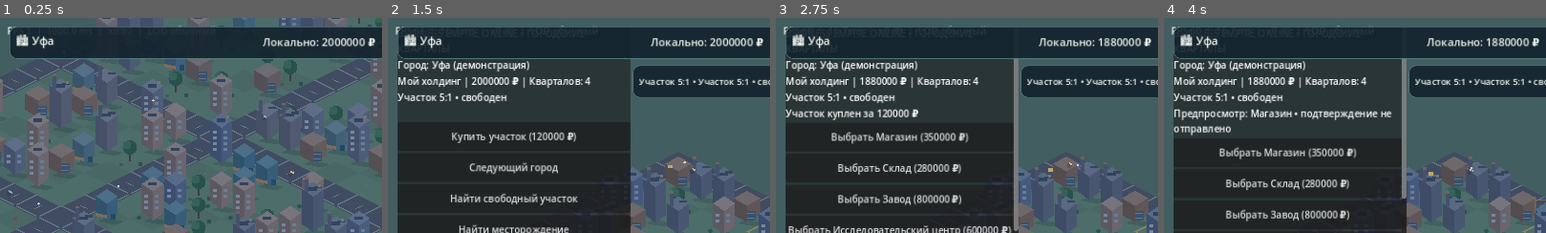
Above: before the commit, frames 1-4 (left to right).
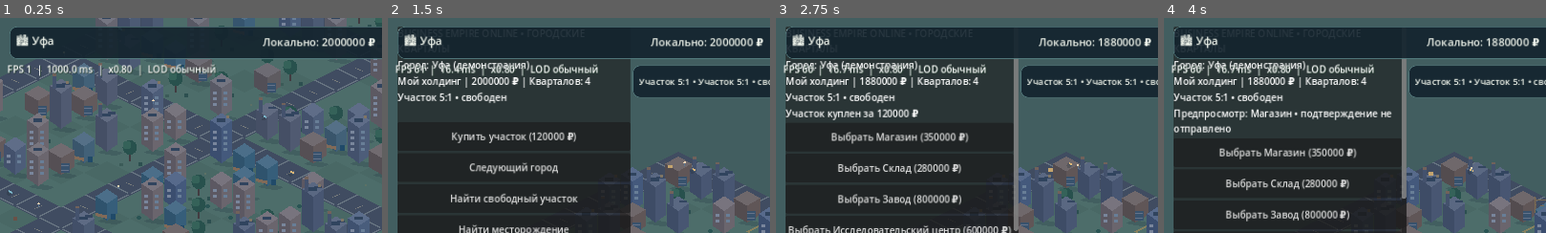
Above: after the commit, the same moments.

Repository: maillunex-lang/ufaeconom
Game: Godot game, scene res://scenes/main.tscn
Same seed, same stepped clock (60 frames per second), same inputs: the game is played once before the commit and once after it.
Inputs:
- Up to frame 1 (0.25 s): no input
- Up to frame 2 (1.5 s): click "Участки" at 0.5 s; click "Постройки" at 1.25 s
- Up to frame 3 (2.75 s): click "Купить участок (120000 ₽)" at 2 s
- Up to frame 4 (4 s): click "Выбрать Магазин (350000 ₽)" at 2.75 s; click "Выбрать Магазин (350000 ₽)" at 3.5 s
The pictures show only the part of the screen within x 0-50%, y 0-50%; the shares and areas given below are measured in that part.

The runs differ from the first frame. In frame 1, 1.1% of the frame differs, in the area x 2-57%, y 3-28%; in frame 2, 1.1%; in frame 3, 1.1%; in frame 4, 1.1%.

Commit message:
0.8.3.2 Add Android main menu, compact navigation, home camera and touch zoom

Diff:
--- a/scripts/main.gd
+++ b/scripts/main.gd
@@ -44,6 +44,15 @@
 var dragging := false
 var moved_since_press := false
 var last_mouse := Vector2.ZERO
+var touch_origin := Vector2.ZERO
+var touch_start_msec := 0
+var last_tap_msec := -10000
+var last_tap_position := Vector2.ZERO
+var pinch_center := Vector2.ZERO
+var pending_zoom_anchor := Vector2.ZERO
+var zoom_anchor_valid := false
+const TAP_DRAG_THRESHOLD := 12.0
+const DOUBLE_TAP_INTERVAL_MS := 320
 var info: Label
 var city_label: Label
 var mmo_panel
@@ -95,7 +104,7 @@
 	add_child(debug_layer)
 	camera_debug = Label.new()
 	camera_debug.name = "FPSLabel"
-	camera_debug.position = Vector2(12, 12)
+	camera_debug.position = Vector2(12, 76)
 	camera_debug.add_theme_color_override("font_color", Color("#ffffff"))
 	camera_debug.add_theme_color_override("font_shadow_color", Color("#20382c"))
 	camera_debug.add_theme_constant_override("shadow_offset_x", 1)
@@ -296,35 +305,42 @@
 			touches[event.index] = event.position
 			if touches.size() == 1:
 				moved_since_press = false
+				touch_origin = event.position
+				touch_start_msec = Time.get_ticks_msec()
+			else:
+				moved_since_press = true
+				previous_pinch_distance = 0.0
 		else:
-			if touches.size() == 1 and not moved_since_press:
-				_select_at(event.position)
+			if touches.size() == 1 and not moved_since_press and event.position.distance_to(touch_origin) < TAP_DRAG_THRESHOLD:
+				_handle_tap(event.position)
 			touches.erase(event.index)
 			previous_pinch_distance = 0.0
 	elif event is InputEventScreenDrag:
 		touches[event.index] = event.position
-		moved_since_press = true
-		if touches.size() == 1:
+		if event.position.distance_to(touch_origin) > TAP_DRAG_THRESHOLD or touches.size() > 1:
+			moved_since_press = true
+		if touches.size() == 1 and moved_since_press:
 			camera.position -= event.relative / camera.zoom
 			_clamp_camera()
 		elif touches.size() == 2:
 			var values := touches.values()
 			var distance: float = (values[0] as Vector2).distance_to(values[1] as Vector2)
 			if previous_pinch_distance > 0.0:
-				_set_zoom(target_zoom * distance / previous_pinch_distance)
+				_set_zoom_at(target_zoom * distance / previous_pinch_distance,
+					((values[0] as Vector2) + (values[1] as Vector2)) * 0.5)
 			previous_pinch_distance = distance
 	elif event is InputEventMouseButton:
 		if event.button_index == MOUSE_BUTTON_WHEEL_UP and event.pressed:
-			_set_zoom(target_zoom * 1.12)
+			_set_zoom_at(target_zoom * 1.12, event.position)
 		elif event.button_index == MOUSE_BUTTON_WHEEL_DOWN and event.pressed:
-			_set_zoom(target_zoom / 1.12)
+			_set_zoom_at(target_zoom / 1.12, event.position)
 		elif event.button_index == MOUSE_BUTTON_LEFT:
 			dragging = event.pressed
 			last_mouse = event.position
 			if event.pressed:
 				moved_since_press = false
 			elif not moved_since_press:
-				_select_at(event.position)
+				_handle_tap(event.position)
 	elif event is InputEventMouseMotion and dragging:
 		if event.position.distance_to(last_mouse) > 2.0:
 			moved_since_press = true
@@ -335,6 +351,35 @@
 
 func _set_zoom(value: float) -> void:
 	target_zoom = clampf(value, CAMERA_MIN_ZOOM, CAMERA_MAX_ZOOM)
+
+
+func _set_zoom_at(value: float, screen_position: Vector2) -> void:
+	var old := target_zoom
+	_set_zoom(value)
+	if not is_equal_approx(old, target_zoom):
+		pending_zoom_anchor = screen_position
+		zoom_anchor_valid = true
+
+
+func _handle_tap(screen_position: Vector2) -> void:
+	var now := Time.get_ticks_msec()
+	if now - last_tap_msec <= DOUBLE_TAP_INTERVAL_MS and screen_position.distance_to(last_tap_position) <= 36.0:
+		var world := get_canvas_transform().affine_inverse() * screen_position
+		camera.position = world
+		_clamp_camera()
+		last_tap_msec = -10000
+	else:
+		_select_at(screen_position)
+		last_tap_msec = now
+		last_tap_position = screen_position
+
+
+func _center_city() -> void:
+	var bounds := _city_world_bounds()
+	camera.position = bounds.get_center()
+	_clamp_camera()
+	_set_zoom(0.8)
+	queue_redraw()
 
 
 func _city_world_bounds() -> Rect2:
@@ -380,8 +425,14 @@
 	if absf(next - target_zoom) < 0.001:
 		next = target_zoom
 	if absf(previous - next) > 0.0001:
+		var before := get_canvas_transform().affine_inverse() * pending_zoom_anchor if zoom_anchor_valid else Vector2.ZERO
 		camera.zoom = Vector2(next, next)
+		if zoom_anchor_valid:
+			var after := get_canvas_transform().affine_inverse() * pending_zoom_anchor
+			camera.position += before - after
 		_clamp_camera()
+		if is_equal_approx(next, target_zoom):
+			zoom_anchor_valid = false
 		queue_redraw()
 	if camera_debug != null:
 		camera_debug.text = "FPS %d  |  %.1f ms  |  x%.2f  |  LOD %s" % [
